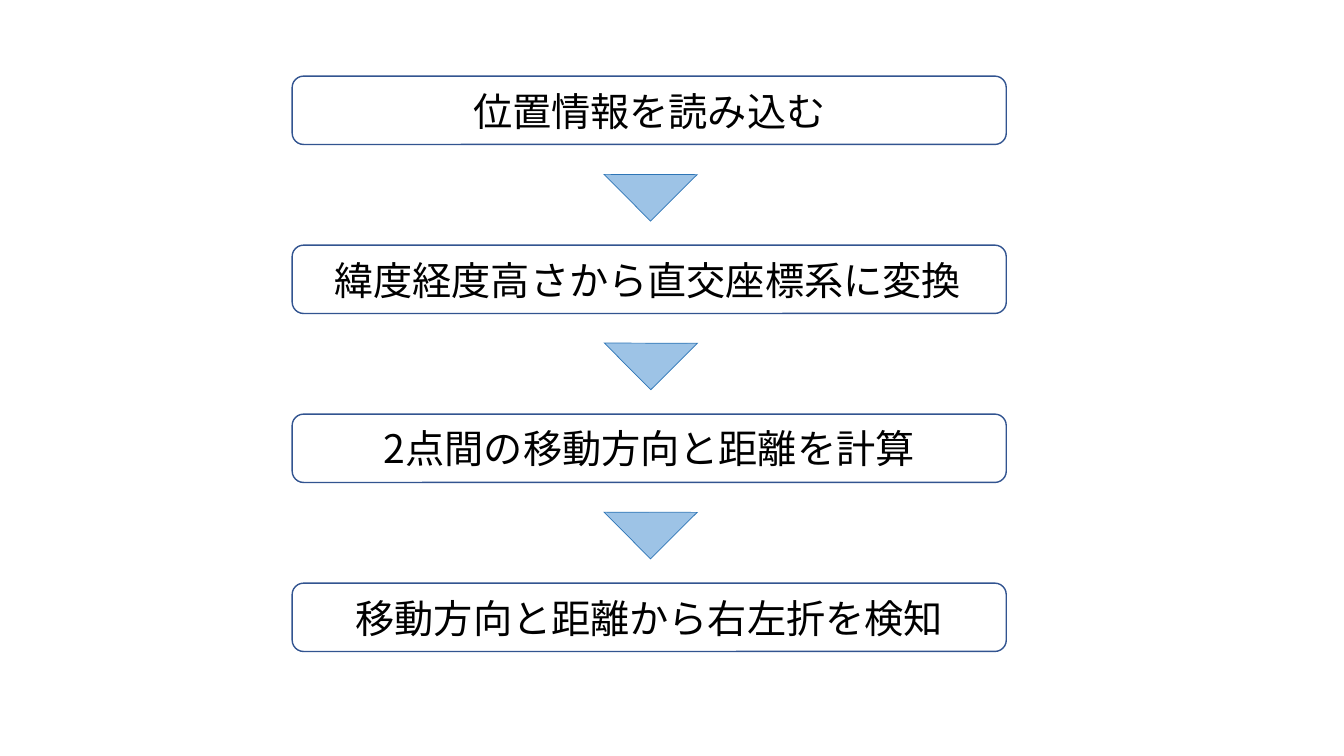
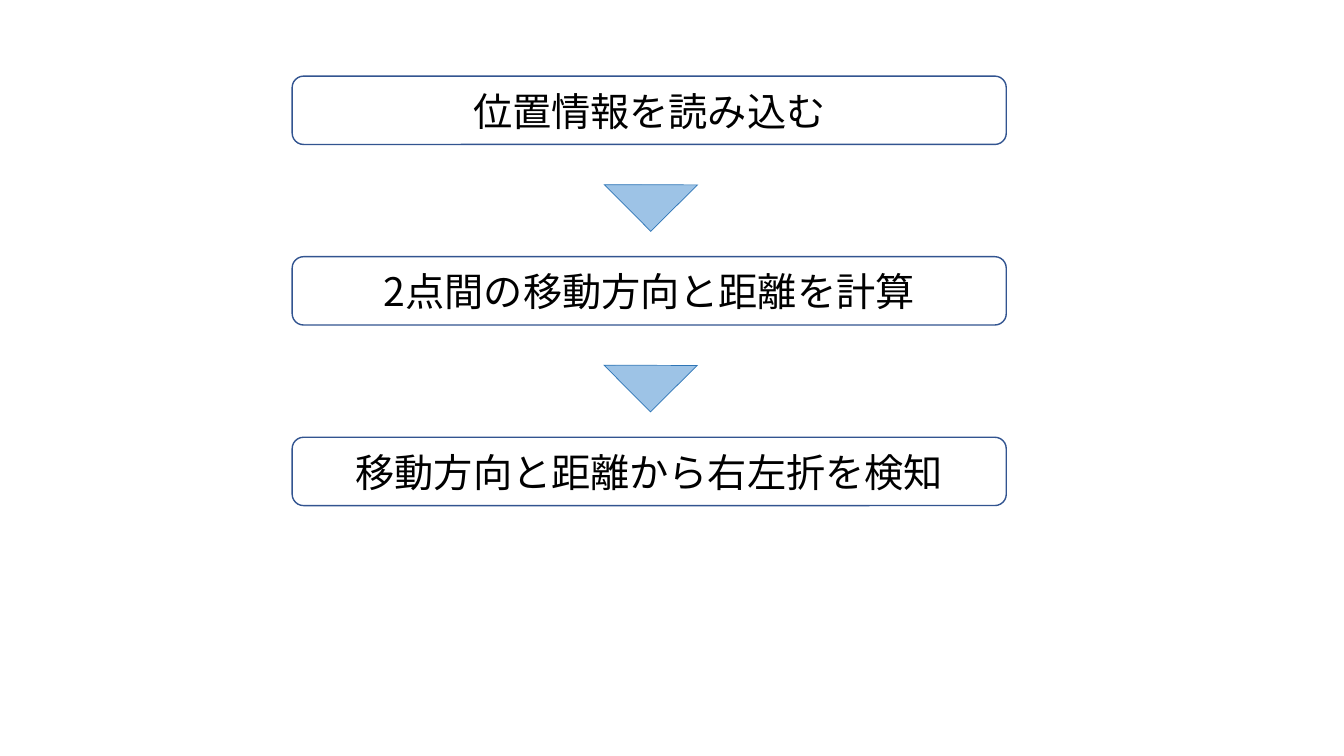
Before and after one commit to MasayaTakagi/research-project, a slide deck: slide 1 of その他/卒論用.pptx. Drawn at 1344x756 pixels with LibreOffice and Linux fonts; fonts in the diff are those of the drawing. Boxes give left, top, right and bottom in pixels: in the first picture for what was removed or moved away, otherwise in the second. Text is boxed around its words. In the diff, an @@ line names an element or a change of style, - is before the commit and + after.

```diff
--- a/その他/卒論用.pptx
+++ b/その他/卒論用.pptx
@@ right triangle: place and size @@
-right triangle at [604,297,697,390]
+right triangle at [604,139,697,231]
@@ right triangle removed at [604,128,697,220] @@
@@ rounded rectangle: place and size @@
-rounded rectangle at [292,414,1006,483]
+rounded rectangle at [292,257,1006,326]
@@ rounded rectangle removed at [292,245,1006,314] @@
@@ text "2点間の移動方向と距離を計算": place and size @@
-text "2点間の移動方向と距離を計算" at [384,430,915,467]
+text "2点間の移動方向と距離を計算" at [384,273,915,310]
@@ text removed at [334,262,960,299] @@
-緯度経度高さから直交座標系に変換
@@ 1 text, 1 rounded rectangle, 1 right triangle: place and size @@
-1 text, 1 rounded rectangle, 1 right triangle at [292,466,1006,652]
+1 text, 1 rounded rectangle, 1 right triangle at [292,319,1006,506]
```
Also in this commit, not shown: 3 other files.
